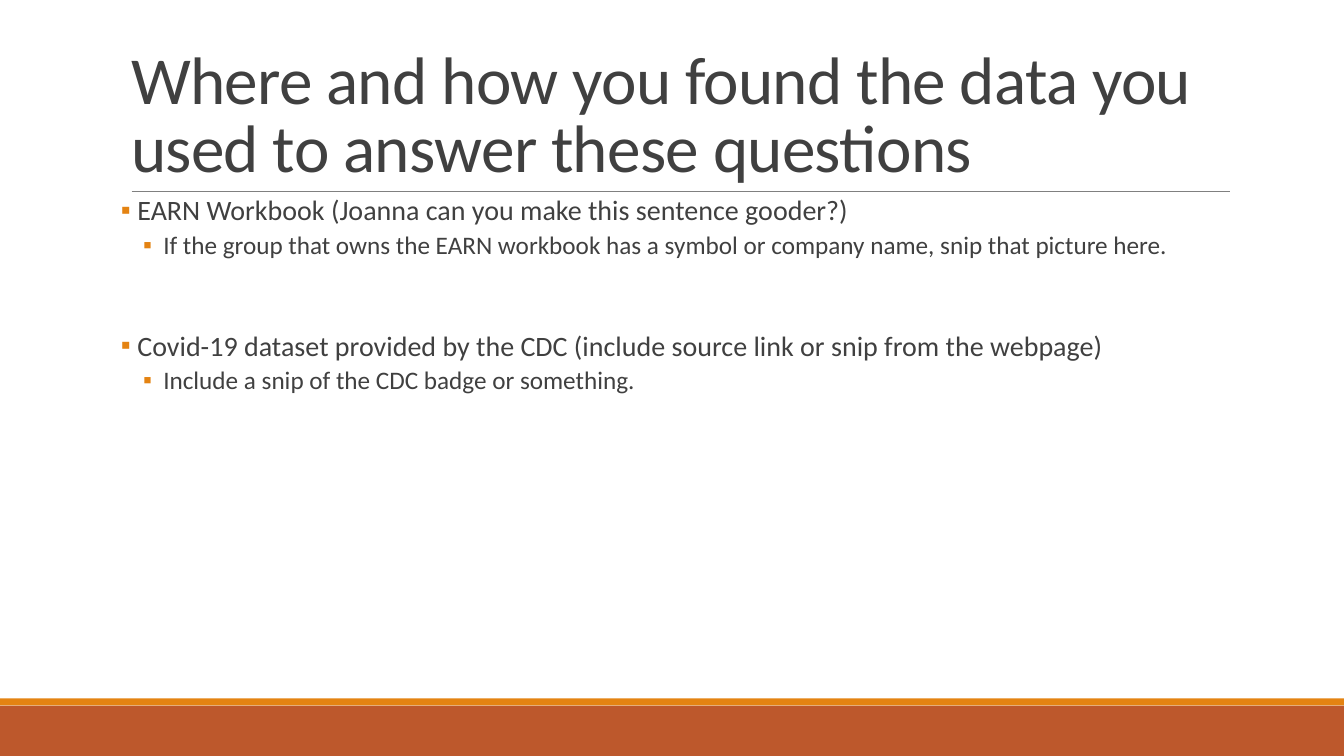
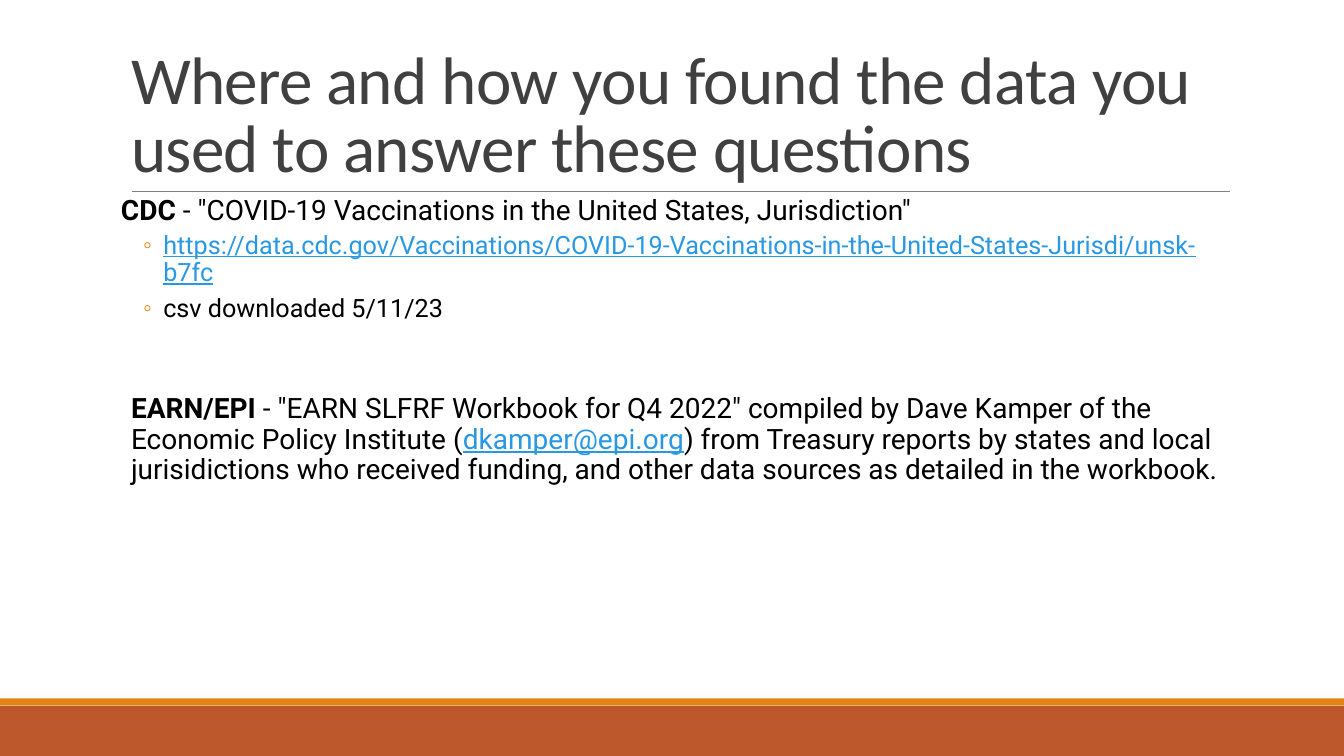
Before and after one commit to Evdawg/Project_1_Covid_Data, a slide deck: slide 14 of Project notes.pptx (slide 15 before the commit). Drawn at 1344x756 pixels with LibreOffice and Linux fonts; fonts in the diff are those of the drawing. Boxes give left, top, right and bottom in pixels: in the first picture for what was removed or moved away, otherwise in the second. Text is boxed around its words. In the diff, an @@ line names an element or a change of style, - is before the commit and + after.

```diff
--- a/Project notes.pptx
+++ b/Project notes.pptx
@@ text at (121,199,1217,485): text changed; font Calibri to Roboto; text colour #404040 to #000000 @@
-▪ EARN Workbook (Joanna can you make this sentence gooder?)
-  ▪ If the group that owns the EARN workbook has a symbol or company name, snip that picture here.
-▪ Covid-19 dataset provided by the CDC (include source link or snip from the webpage)
-  ▪ Include a snip of the CDC badge or something.
+CDC - "COVID-19 Vaccinations in the United States, Jurisdiction"
+  ◦ https://data.cdc.gov/Vaccinations/COVID-19-Vaccinations-in-the-United-States-Jurisdi/unsk-b7fc
+  ◦ csv downloaded 5/11/23
+  EARN/EPI - "EARN SLFRF Workbook for Q4 2022" compiled by Dave Kamper of the Economic Policy Institute (dkamper@epi.org) from Treasury reports by states and local jurisidictions who received funding, and other data sources as detailed in the workbook.
```
Also in this commit, not shown: 3 other slides changed, 2 slides added.
